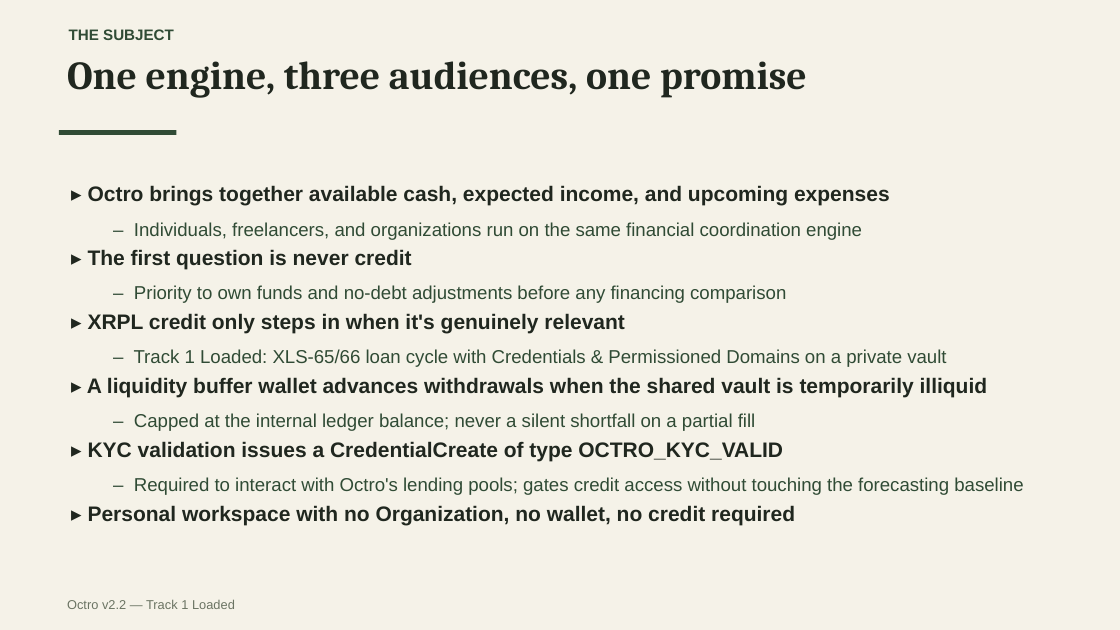
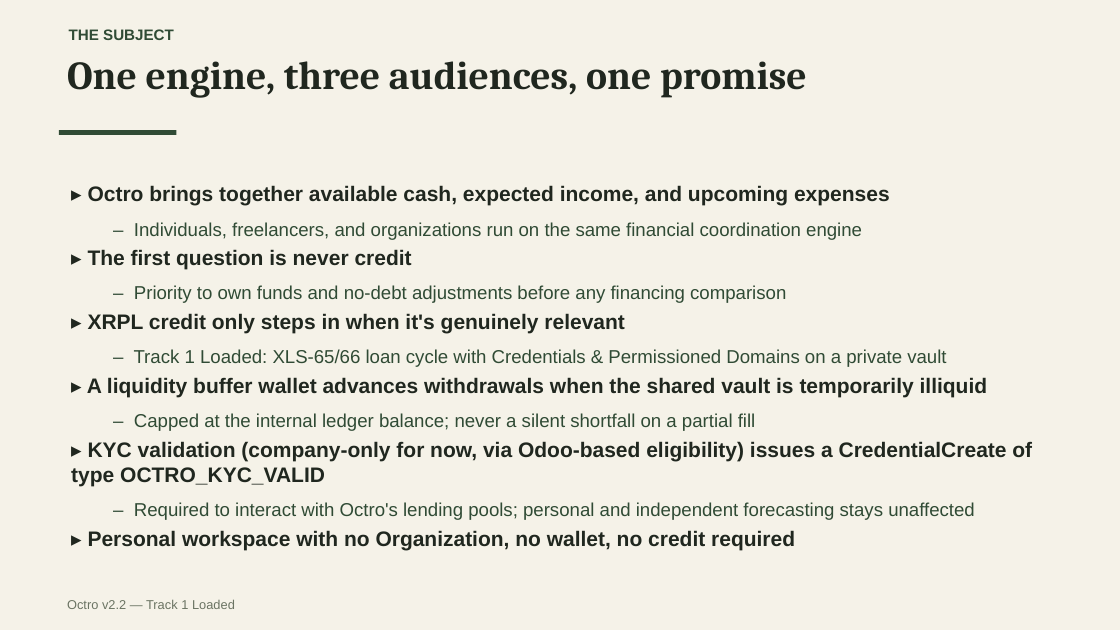
Before and after one commit to KaiZenKOS/Octro, a slide deck: slide 2 of docs/presentation/octro-presentation.pptx. Drawn at 1120x630 pixels with LibreOffice and Linux fonts; fonts in the diff are those of the drawing. Boxes give left, top, right and bottom in pixels: in the first picture for what was removed or moved away, otherwise in the second. Text is boxed around its words. In the diff, an @@ line names an element or a change of style, - is before the commit and + after.

```diff
--- a/docs/presentation/octro-presentation.pptx
+++ b/docs/presentation/octro-presentation.pptx
@@ text at (71,441,1032,520): text changed; size 16 to 18 pt; text colour #304B35 to #20271F; bold on @@
-▸ KYC validation issues a CredentialCreate of type OCTRO_KYC_VALID
-  – Required to interact with Octro's lending pools; gates credit access without touching the forecasting baseline
+▸ KYC validation (company-only for now, via Odoo-based eligibility) issues a CredentialCreate of type OCTRO_KYC_VALID
+  – Required to interact with Octro's lending pools; personal and independent forecasting stays unaffected
```
